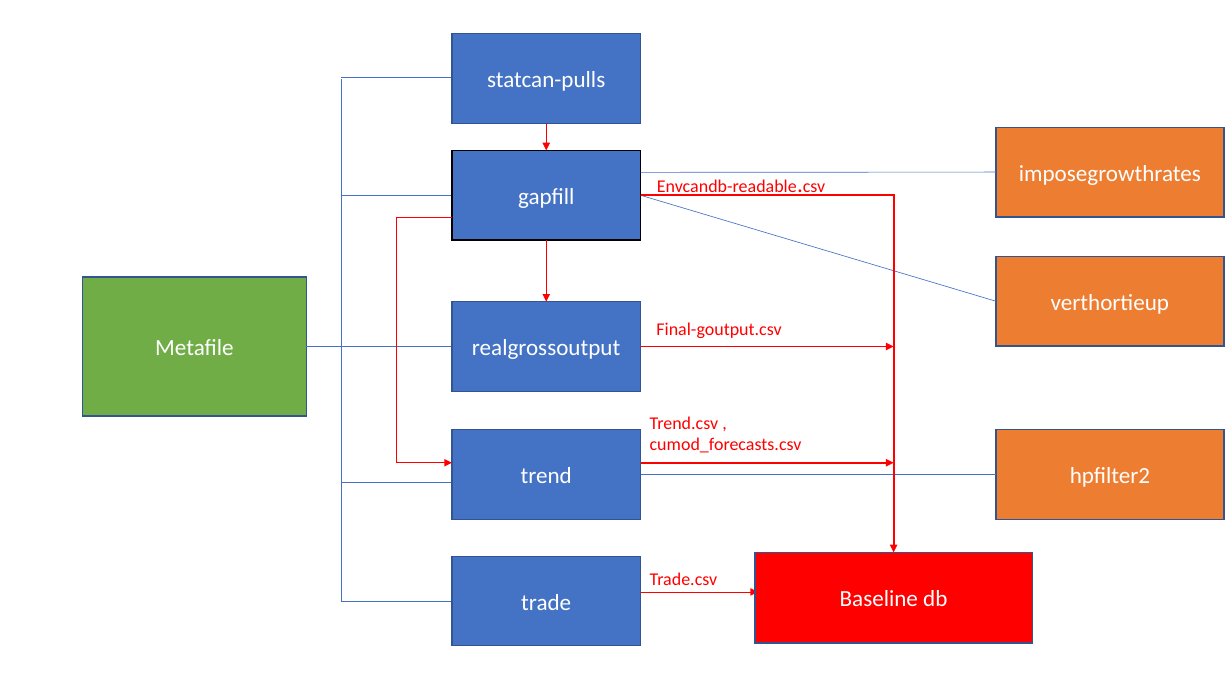
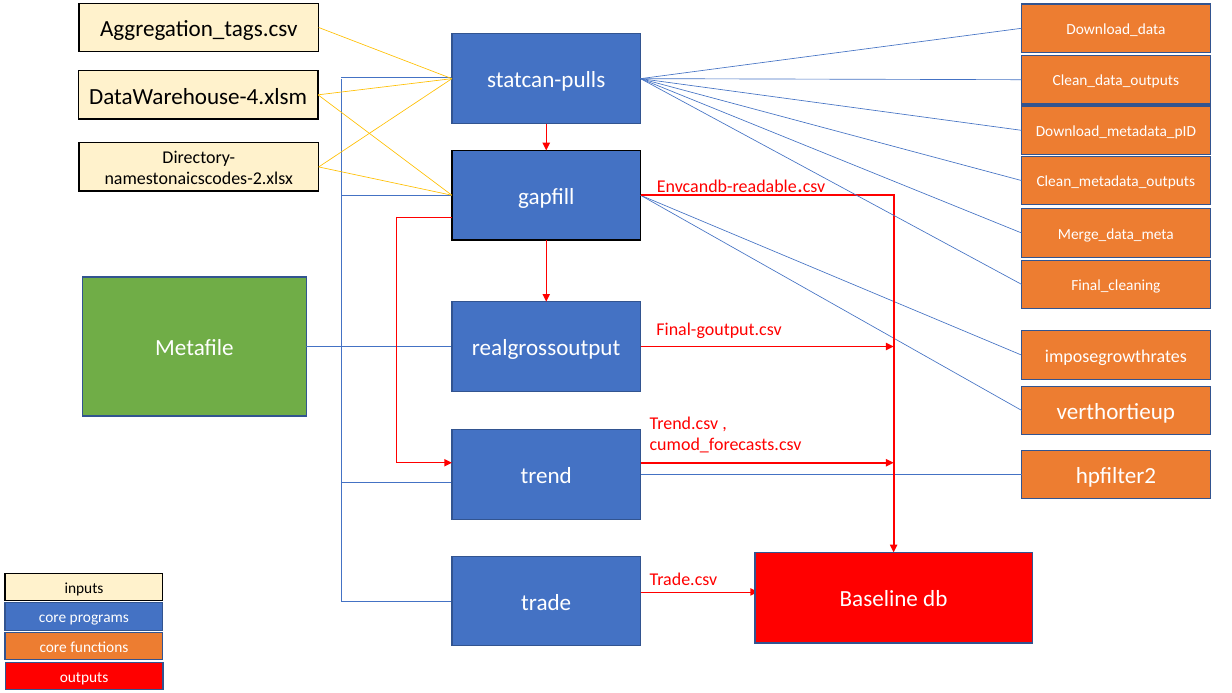
Before and after one commit to fpalacio-OE/eccc, a slide deck: slide 3 of documentation/schematic.pptx (slide 2 before the commit). Drawn at 1232x693 pixels with LibreOffice and Linux fonts; fonts in the diff are those of the drawing. Boxes give left, top, right and bottom in pixels: in the first picture for what was removed or moved away, otherwise in the second. Text is boxed around its words. In the diff, an @@ line names an element or a change of style, - is before the commit and + after.

Commit message:
re-ran the gapfill process. made some advancements on the qa program

```diff
--- a/documentation/schematic.pptx
+++ b/documentation/schematic.pptx
@@ rectangle added at box(79, 4, 319, 52), fill #FFF2CC, outline #000000 1 pt, 18 pt, text #000000 @@
+Aggregation_tags.csv
@@ line added from (319, 28) to (452, 79), #FFC000 0.5 pt @@
@@ line added from (1022, 29) to (640, 79), #4472C4 0.5 pt @@
@@ rectangle added at box(1022, 4, 1211, 52), fill #ED7D31, outline #325491 1 pt, 12 pt, text #FFFFFF @@
+Download_data
@@ rectangle added at box(1022, 55, 1211, 104), fill #ED7D31, outline #325491 1 pt, 12 pt, text #FFFFFF @@
+Clean_data_outputs
@@ rectangle added at box(79, 70, 318, 118), fill #FFF2CC, outline #000000 1 pt, 18 pt, text #000000 @@
+DataWarehouse-4.xlsm
@@ line added from (318, 95) to (452, 79), #FFC000 0.5 pt @@
@@ line added from (319, 167) to (452, 79), #FFC000 0.5 pt @@
@@ line added from (1022, 233) to (640, 79), #4472C4 0.5 pt @@
@@ line added from (1022, 180) to (640, 79), #4472C4 0.5 pt @@
@@ line added from (1022, 130) to (640, 79), #4472C4 0.5 pt @@
@@ line added from (1022, 79) to (640, 79), #4472C4 0.5 pt @@
@@ line added from (1022, 285) to (640, 79), #4472C4 0.5 pt @@
@@ line added from (318, 95) to (452, 195), #FFC000 0.5 pt @@
@@ rectangle added at box(1022, 106, 1211, 154), fill #ED7D31, outline #325491 1 pt, 12 pt, text #FFFFFF @@
+Download_metadata_pID
@@ rectangle added at box(79, 142, 319, 190), fill #FFF2CC, outline #000000 1 pt, 14 pt, text #000000 @@
+Directory-namestonaicscodes-2.xlsx
@@ line added from (319, 167) to (452, 195), #FFC000 0.5 pt @@
@@ rectangle added at box(1022, 156, 1211, 204), fill #ED7D31, outline #325491 1 pt, 12 pt, text #FFFFFF @@
+Clean_metadata_outputs
@@ line moved from (996, 301) - (640, 195) to (1022, 410) - (640, 195) @@
@@ line moved from (996, 172) - (640, 173) to (1022, 355) - (640, 195) @@
@@ rectangle added at box(1022, 209, 1211, 257), fill #ED7D31, outline #325491 1 pt, 12 pt, text #FFFFFF @@
+Merge_data_meta
@@ rectangle added at box(1022, 261, 1211, 309), fill #ED7D31, outline #325491 1 pt, 12 pt, text #FFFFFF @@
+Final_cleaning
@@ rectangle "imposegrowthrates": place and size @@
-rectangle "imposegrowthrates" at box(996, 128, 1225, 217)
+rectangle "imposegrowthrates" at box(1022, 331, 1211, 379)
@@ rectangle "imposegrowthrates" at box(1022, 331, 1211, 379): size 18 to 14 pt @@
@@ rectangle "verthortieup": place and size @@
-rectangle "verthortieup" at box(996, 256, 1225, 346)
+rectangle "verthortieup" at box(1022, 386, 1211, 434)
@@ line moved from (996, 475) - (640, 475) to (1022, 475) - (640, 475) @@
@@ rectangle "hpfilter2": place and size @@
-rectangle "hpfilter2" at box(996, 430, 1225, 519)
+rectangle "hpfilter2" at box(1022, 451, 1211, 499)
@@ rectangle added at box(6, 573, 164, 601), fill #FFF2CC, outline #000000 1 pt, 12 pt, text #000000 @@
+inputs
@@ rectangle added at box(6, 603, 164, 630), fill #4472C4, outline #325491 1 pt, 12 pt, text #FFFFFF @@
+core programs
@@ rectangle added at box(6, 632, 164, 660), fill #ED7D31, outline #325491 1 pt, 12 pt, text #FFFFFF @@
+core functions
@@ rectangle added at box(6, 663, 164, 690), fill #FF0000, outline #325491 1 pt, 12 pt, text #FFFFFF @@
+outputs
```
Also in this commit, not shown: 6 slides added, 35 other files.
